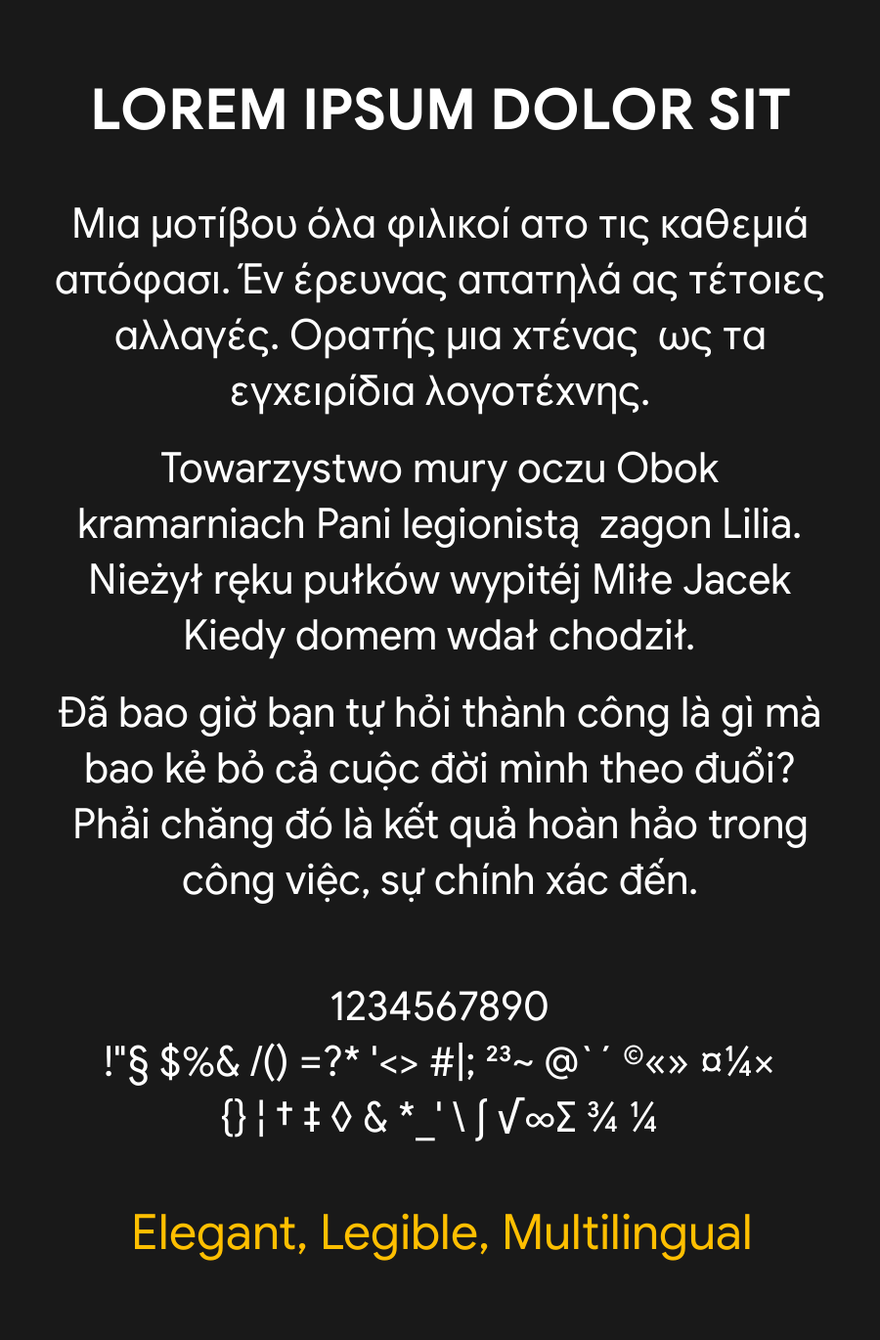
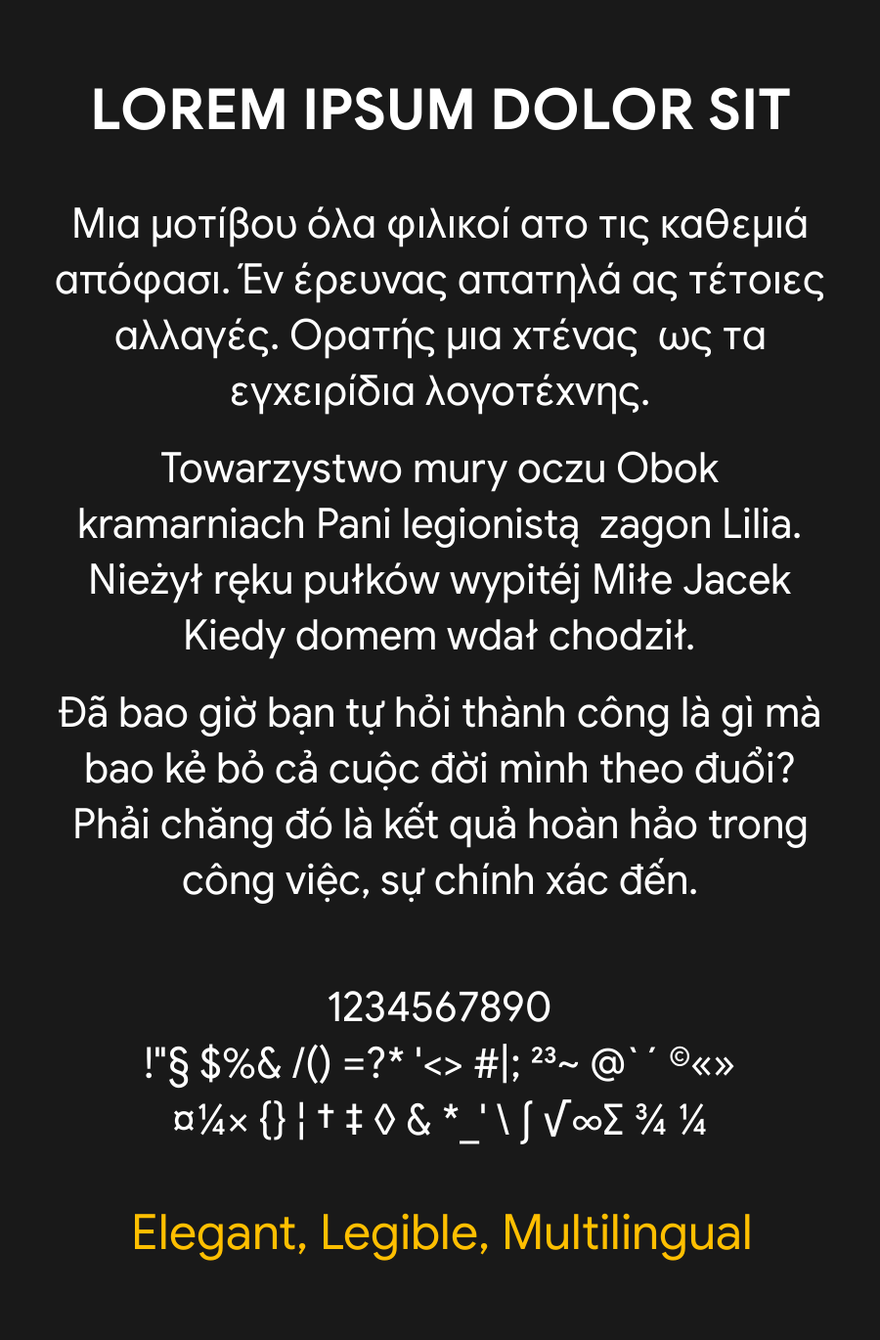
Two versions of the same layered image (880x1340). Layer-by-layer changes:
painted on "1234567890 ..." over [105, 989, 773, 1145]
